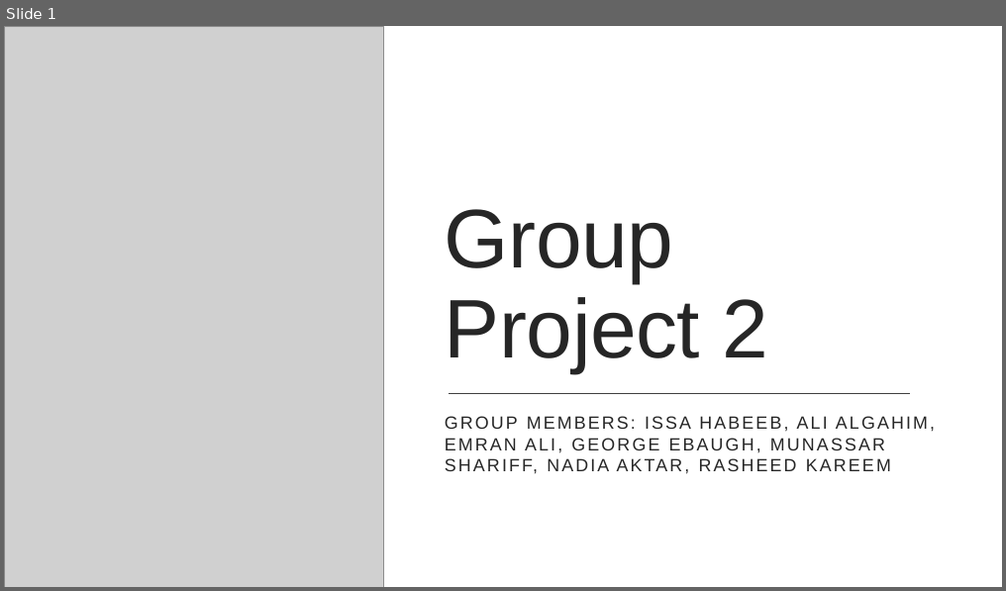
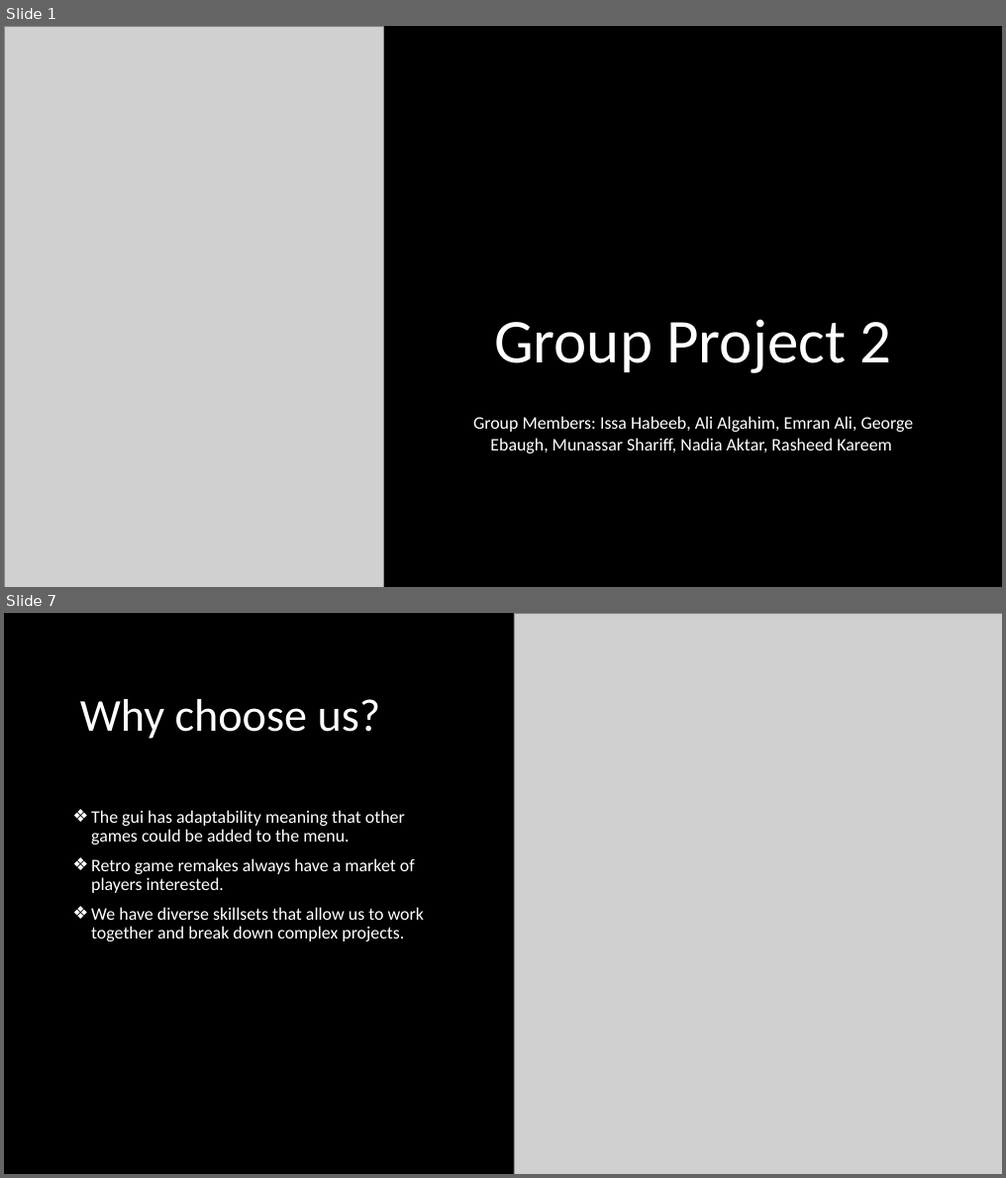
Before and after one commit to GroupCSC4110/Projects, a slide deck: GroupProject2/presentation 2.pptx. Shown one above the other, each under a label of ours: slide 1 before the commit, slides 1 and 7 after it; the slides between them are not shown. The pictures are 1006x591 and 1006x1178 pixels, drawn with LibreOffice and Linux fonts; fonts in the diff are those of the drawing; grey boxes stand for pictures. Boxes give left, top, right and bottom in pixels: in the first picture for what was removed or moved away, otherwise in the second. Text is boxed around its words. In the diff, an @@ line names an element or a change of style, - is before the commit and + after.

```diff
--- a/GroupProject2/presentation 2.pptx
+++ b/GroupProject2/presentation 2.pptx
@@ slide 7 added at [4, 613, 1002, 1174], background #000000 @@
@@ picture added at [514, 613, 1002, 1174] @@
@@ title added at [80, 699, 381, 739], 44 pt, text #FFFFFF @@
+Why choose us?
@@ text added at [91, 810, 424, 942], 17 pt, text #FFFFFF @@
+❖ The gui has adaptability meaning that other games could be added to the menu.
+❖ Retro game remakes always have a market of players interested.
+❖ We have diverse skillsets that allow us to work together and break down complex projects.
@@ slide 1 changed as well @@
@@ background #FFFFFF to #000000 @@
@@ rectangle removed at [4, 26, 1002, 587] @@
@@ title "Group Project 2" at [494, 319, 891, 373]: size 80 to 60 pt, font Arial to Calibri, text colour #262626 to #FFFFFF, letter spacing -0.5 to 0 pt; alignment left to centre @@
@@ line removed from (449, 394) to (910, 394) @@
@@ subtitle at [473, 416, 914, 454]: text changed; font Arial to Calibri; text colour #262626 to #FFFFFF @@
-GROUP MEMBERS: ISSA HABEEB, ALI ALGAHIM, EMRAN ALI, GEORGE EBAUGH, MUNASSAR SHARIFF, NADIA AKTAR, RASHEED KAREEM
+Group Members: Issa Habeeb, Ali Algahim, Emran Ali, George Ebaugh, Munassar Shariff, Nadia Aktar, Rasheed Kareem
@@ rectangle removed at [4, 550, 1002, 587] @@
```
Also in this commit, not shown: 6 other slides added, 1 slide removed, 2 other files.
